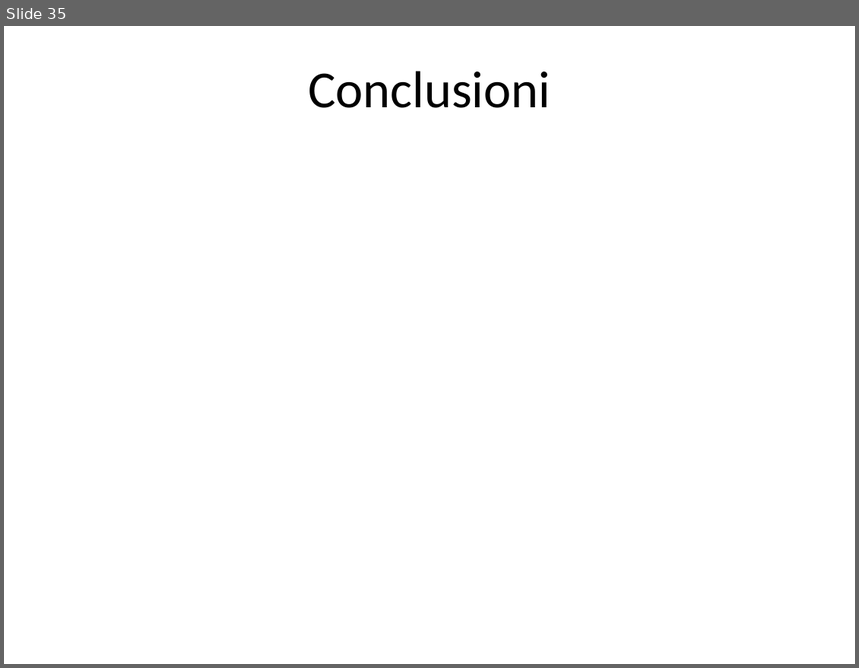
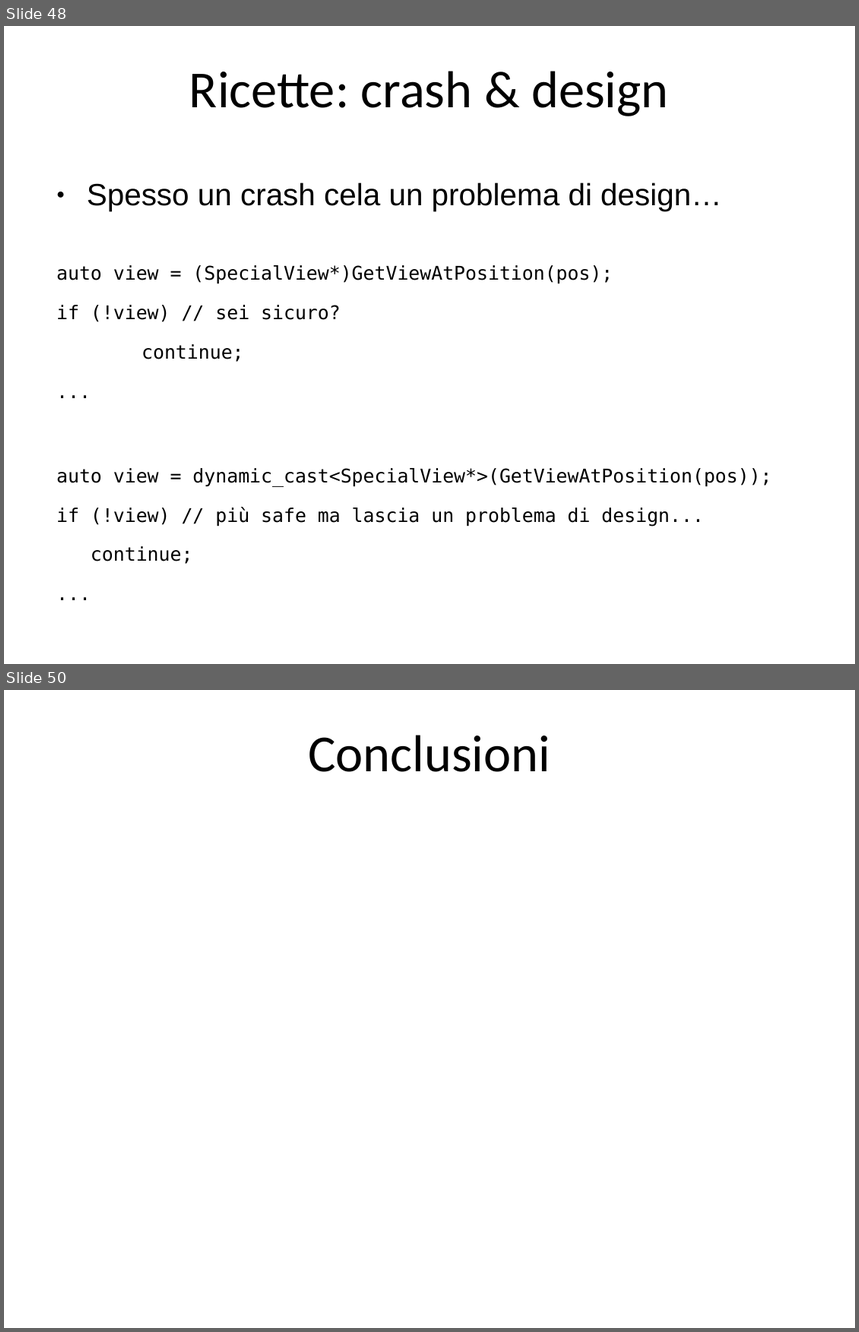
Before and after one commit to rramirez-tec-mx/Repo, a slide deck: La salute del software.odp. Shown one above the other, each under a label of ours: slide 35 before the commit, slides 48 and 50 after it; the slides between them are not shown. The pictures are 859x668 and 859x1332 pixels, drawn with LibreOffice and Linux fonts; fonts in the diff are those of the drawing. Boxes give left, top, right and bottom in pixels: in the first picture for what was removed or moved away, otherwise in the second. Text is boxed around its words. In the diff, an @@ line names an element or a change of style, - is before the commit and + after.

```diff
--- a/La salute del software.odp
+++ b/La salute del software.odp
@@ slide 48 added at (4,26,855,664), background #FFFFFF @@
@@ title added at (189,71,668,116), 44 pt, text #000000 @@
+Ricette: crash & design
@@ text added at (56,183,772,564), 16 pt, text #000000 @@
+● Spesso un crash cela un problema di design…
+auto view = (SpecialView*)GetViewAtPosition(pos);
+if (!view) // sei sicuro?
+continue;
+...
+auto view = dynamic_cast<SpecialView*>(GetViewAtPosition(pos));
+if (!view) // più safe ma lascia un problema di design...
+continue;
+...
@@ what was slide 35 is now slide 50 @@
```
Also in this commit, not shown: 11 slides changed, 15 other slides added, 1 slide removed.
